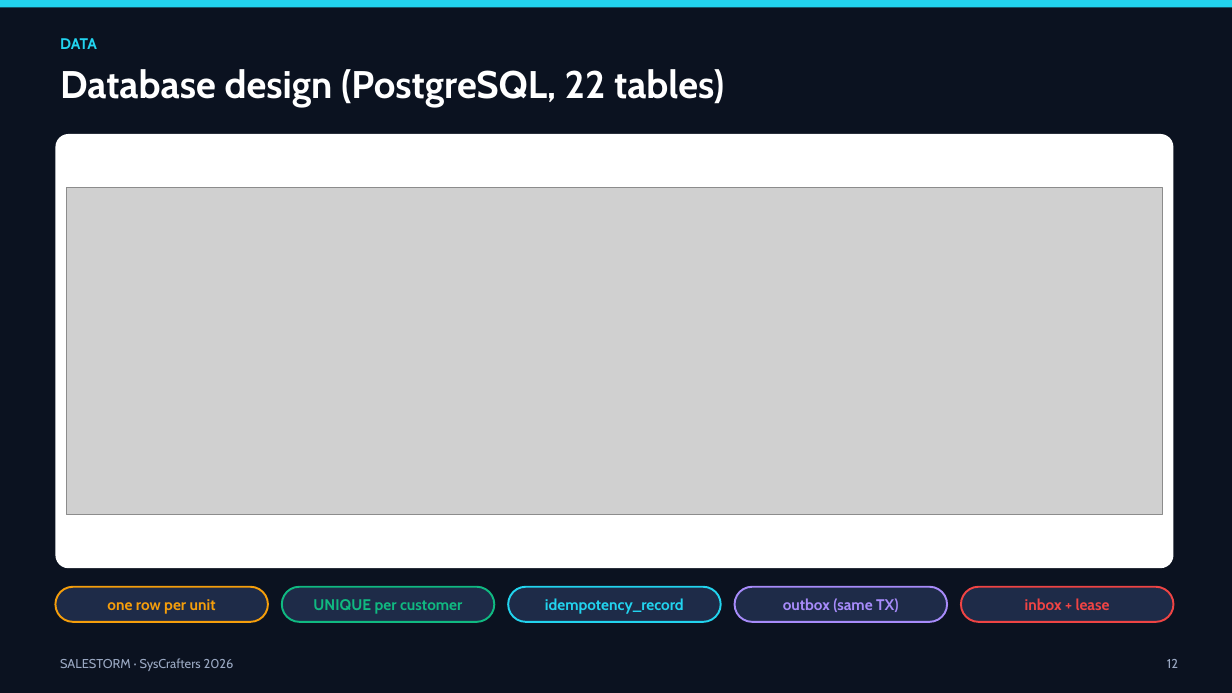
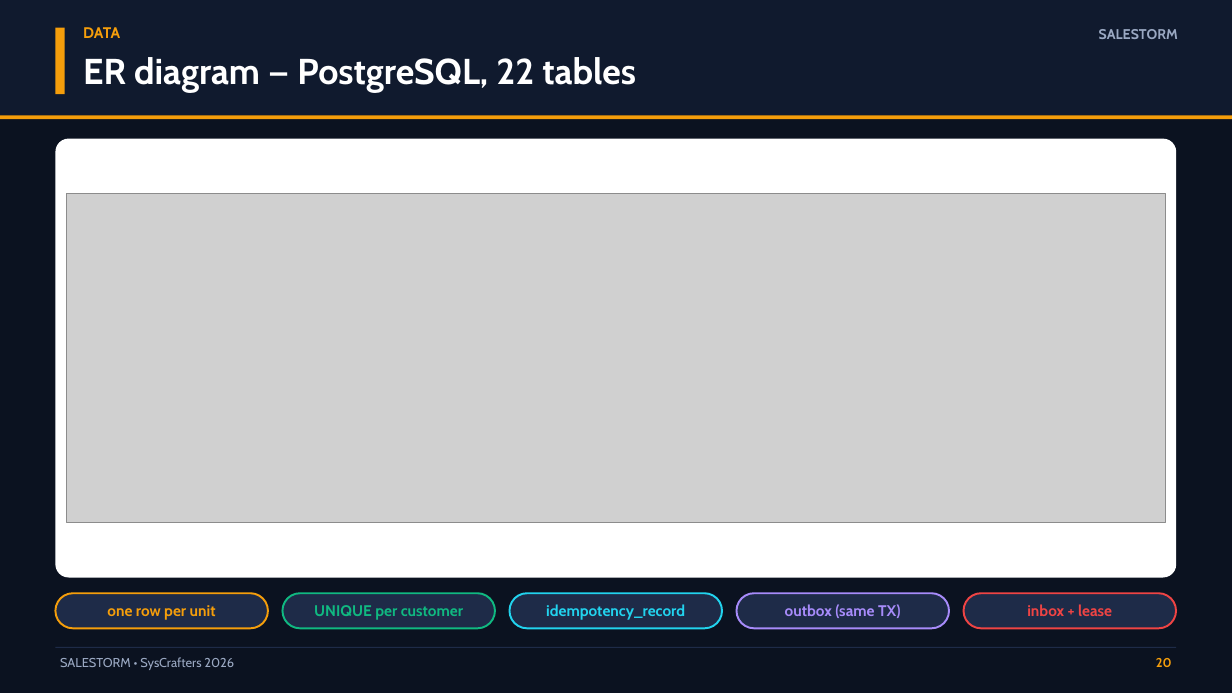
Before and after one commit to sivaangayarkanni/SalesStrom-Ecommerce-platform, a slide deck: slide 20 of 12_Presentation/SALESTORM_Final_Presentation.pptx (slide 12 before the commit). Drawn at 1232x693 pixels with LibreOffice and Linux fonts; fonts in the diff are those of the drawing; grey boxes stand for pictures. Boxes give left, top, right and bottom in pixels: in the first picture for what was removed or moved away, otherwise in the second. Text is boxed around its words. In the diff, an @@ line names an element or a change of style, - is before the commit and + after.

```diff
--- a/12_Presentation/SALESTORM_Final_Presentation.pptx
+++ b/12_Presentation/SALESTORM_Final_Presentation.pptx
@@ rectangle resized from (x1=0, y1=0, x2=1232, y2=7) to (x1=0, y1=0, x2=1232, y2=116) @@
@@ rectangle at (x1=0, y1=0, x2=1232, y2=116): fill #22D3EE to #101A2E @@
@@ rectangle added at (x1=55, y1=28, x2=65, y2=94), fill #F59E0B @@
@@ text "DATA" moved from (x1=60, y1=38, x2=97, y2=49) to (x1=83, y1=27, x2=120, y2=38) @@
@@ text "DATA" at (x1=83, y1=27, x2=120, y2=38): text colour #22D3EE to #F59E0B @@
@@ text added at (x1=1099, y1=29, x2=1178, y2=39), 11 pt, text #9AA8C2, bold @@
+SALESTORM
@@ text at (x1=83, y1=57, x2=636, y2=93): text changed; size 30 to 28 pt @@
-Database design (PostgreSQL, 22 tables)
+ER diagram — PostgreSQL, 22 tables
@@ rectangle added at (x1=0, y1=116, x2=1232, y2=119), fill #F59E0B @@
@@ rounded rectangle resized from (x1=55, y1=134, x2=1174, y2=568) to (x1=55, y1=139, x2=1177, y2=578) @@
@@ 4 rounded rectangles, 1 picture moved together from (x1=55, y1=188, x2=1163, y2=622) to (x1=55, y1=194, x2=1165, y2=628) @@
@@ rounded rectangle "inbox + lease" moved from (x1=961, y1=587, x2=1174, y2=622) to (x1=964, y1=593, x2=1177, y2=628) @@
@@ rectangle added at (x1=55, y1=647, x2=1177, y2=648), fill #1E2B48 @@
@@ text at (x1=60, y1=657, x2=234, y2=670): text changed @@
-SALESTORM · SysCrafters 2026
+SALESTORM • SysCrafters 2026
@@ text added at (x1=1156, y1=658, x2=1172, y2=667), 10 pt, text #F59E0B, bold @@
+20
@@ text removed at (x1=1167, y1=659, x2=1178, y2=668) @@
-12
```
Also in this commit, not shown: 7 other slides changed, 25 slides added, 10 slides removed, 2 other files.
